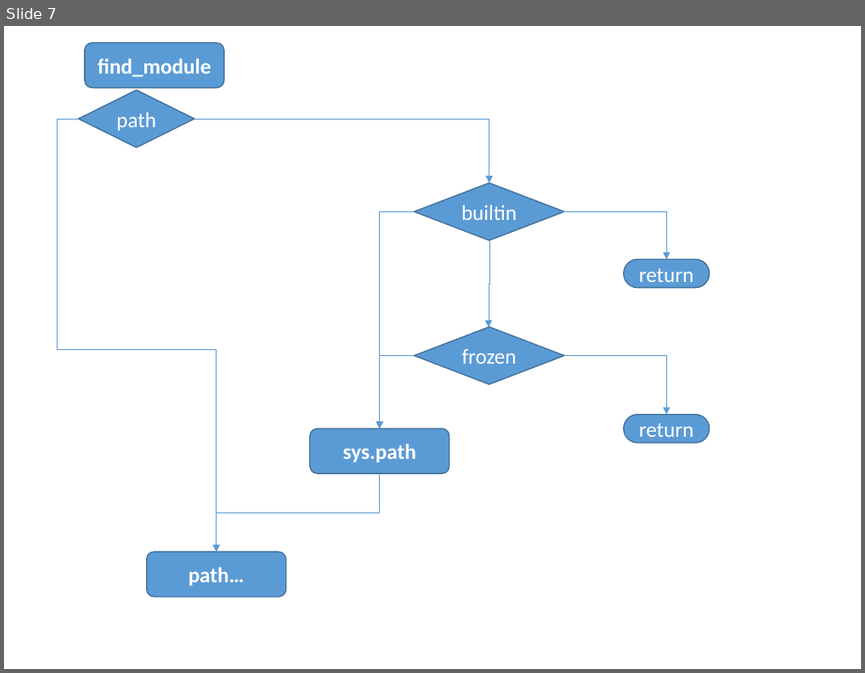
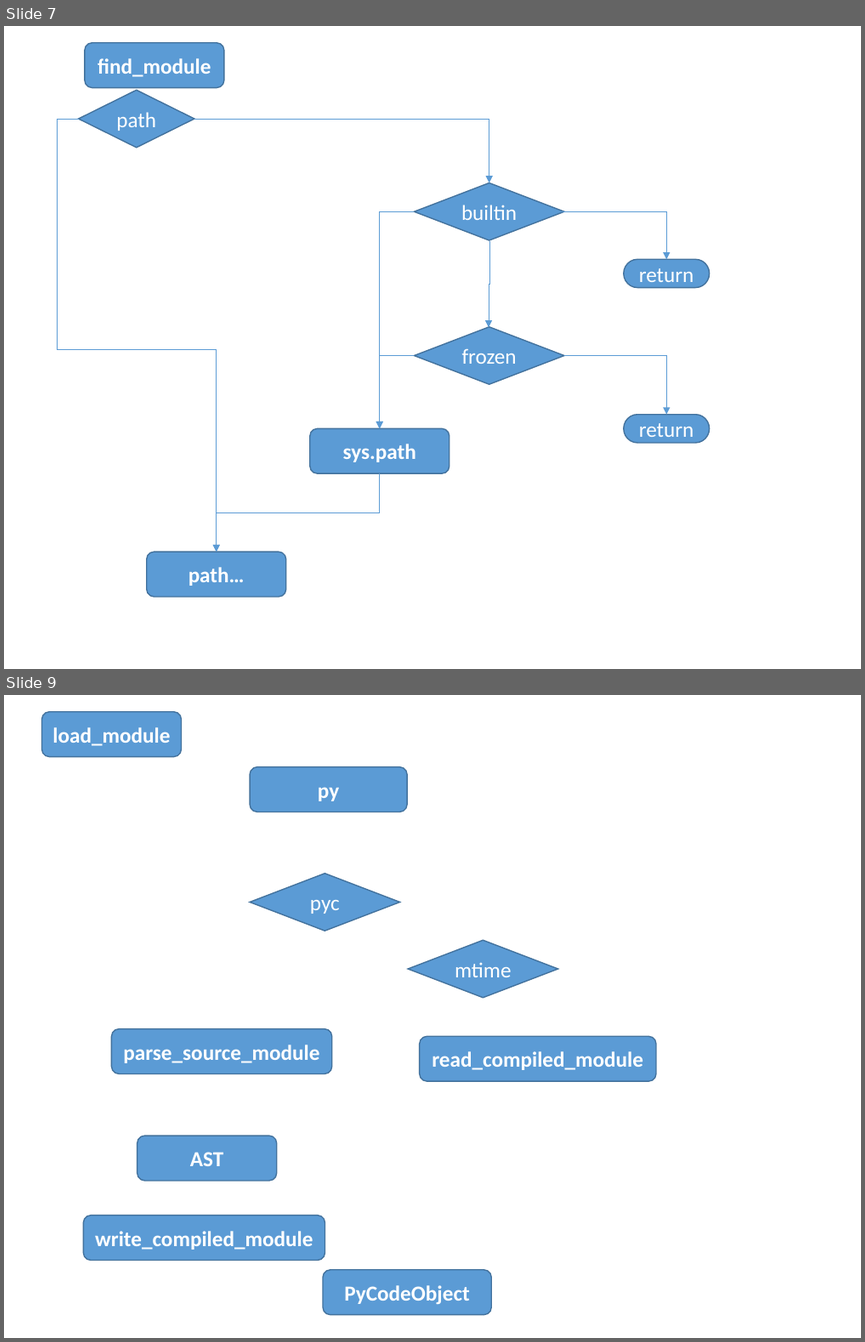
Before and after one commit to menfeng/studynote, a slide deck: python/source code/import/import.pptx. Shown one above the other, each under a label of ours: slide 7 before the commit, slides 7 and 9 after it; the slides between them are not shown. The pictures are 865x673 and 865x1342 pixels, drawn with LibreOffice and Linux fonts; fonts in the diff are those of the drawing. Boxes give left, top, right and bottom in pixels: in the first picture for what was removed or moved away, otherwise in the second. Text is boxed around its words. In the diff, an @@ line names an element or a change of style, - is before the commit and + after.

```diff
--- a/python/source code/import/import.pptx
+++ b/python/source code/import/import.pptx
@@ slide 9 added at (4,695,861,1338), background #FFFFFF @@
@@ rounded rectangle added at (41,712,182,757), fill #5B9BD5, outline #43739E 1 pt, 18 pt, text #FFFFFF, bold @@
+load_module
@@ rounded rectangle added at (250,767,408,811), fill #5B9BD5, outline #43739E 1 pt, 18 pt, text #FFFFFF, bold @@
+py
@@ diamond added at (250,873,400,930), fill #5B9BD5, outline #43739E 1 pt, 18 pt, text #FFFFFF @@
+pyc
@@ diamond added at (408,940,557,998), fill #5B9BD5, outline #43739E 1 pt, 18 pt, text #FFFFFF @@
+mtime
@@ rounded rectangle added at (111,1029,331,1074), fill #5B9BD5, outline #43739E 1 pt, 18 pt, text #FFFFFF, bold @@
+parse_source_module
@@ rounded rectangle added at (420,1036,656,1081), fill #5B9BD5, outline #43739E 1 pt, 18 pt, text #FFFFFF, bold @@
+read_compiled_module
@@ rounded rectangle added at (137,1135,277,1180), fill #5B9BD5, outline #43739E 1 pt, 18 pt, text #FFFFFF, bold @@
+AST
@@ rounded rectangle added at (84,1215,325,1259), fill #5B9BD5, outline #43739E 1 pt, 18 pt, text #FFFFFF, bold @@
+write_compiled_module
@@ rounded rectangle added at (323,1269,492,1314), fill #5B9BD5, outline #43739E 1 pt, 18 pt, text #FFFFFF, bold @@
+PyCodeObject
```
Also in this commit, not shown: 2 slides changed, 7 other slides added, 1 slide removed, 2 other files.
